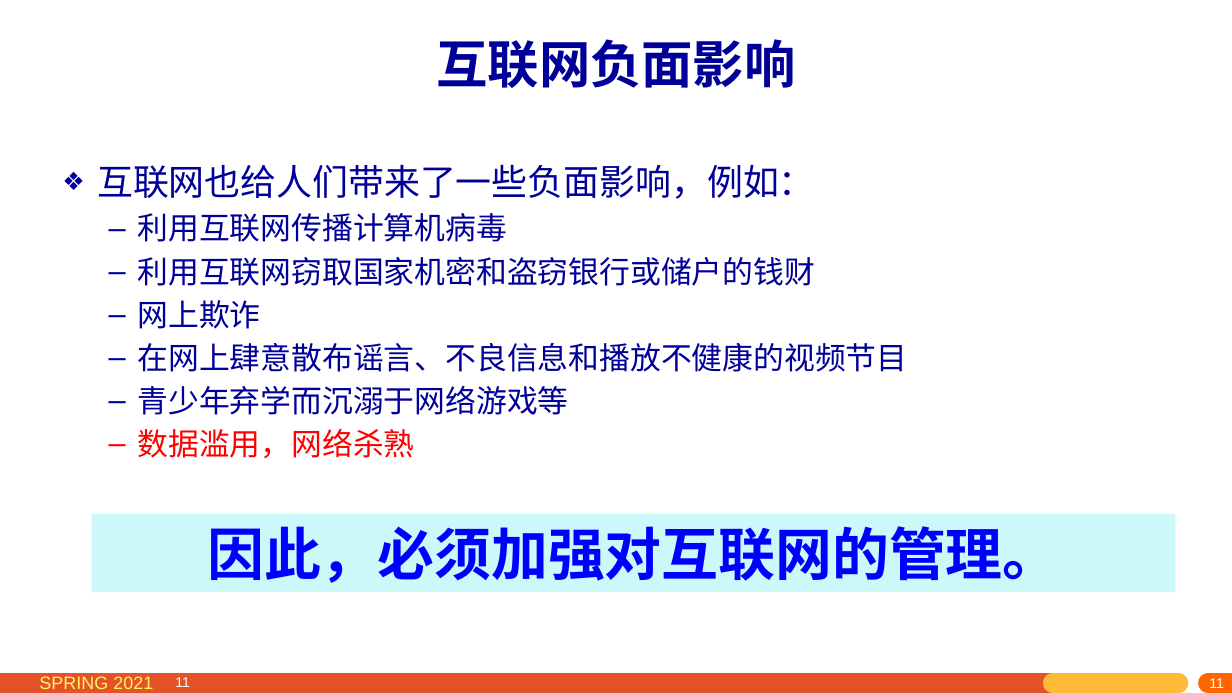
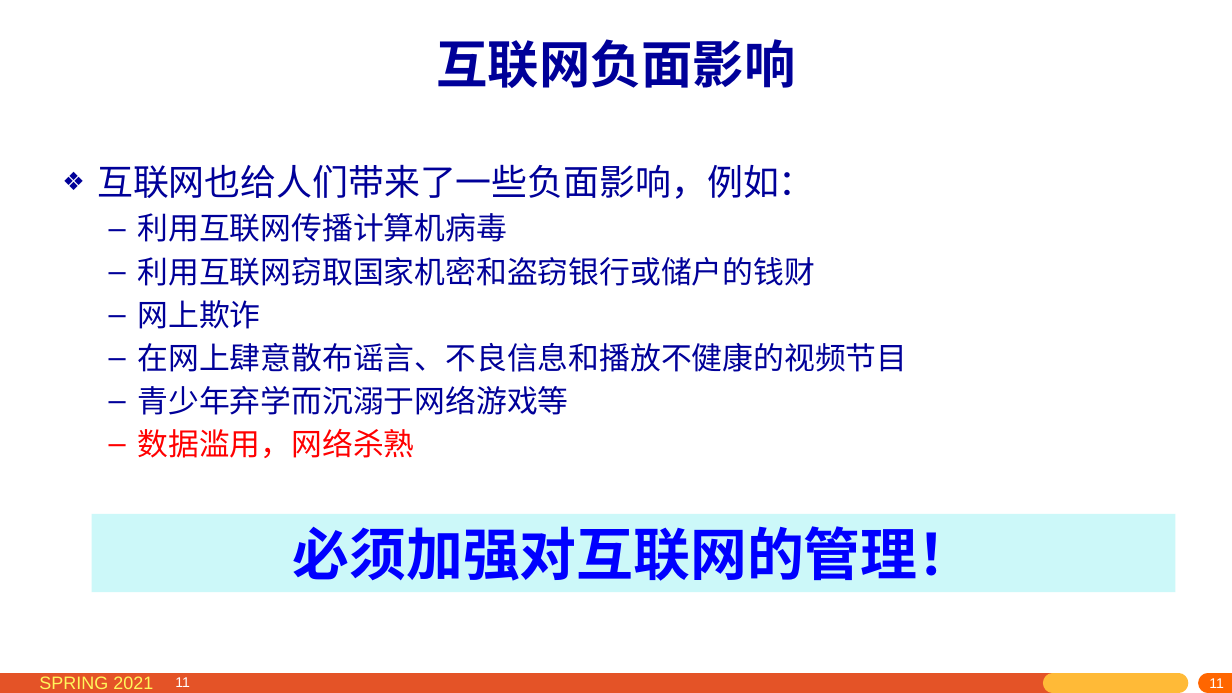
Before and after one commit to network-whu/2021, a slide deck: slide 11 of slides/instruction/01.pptx. Drawn at 1232x693 pixels with LibreOffice and Linux fonts; fonts in the diff are those of the drawing. Boxes give left, top, right and bottom in pixels: in the first picture for what was removed or moved away, otherwise in the second. Text is boxed around its words. In the diff, an @@ line names an element or a change of style, - is before the commit and + after.

```diff
--- a/slides/instruction/01.pptx
+++ b/slides/instruction/01.pptx
@@ text in rectangle at (293,526,975,581): text changed @@
-因此，必须加强对互联网的管理。
+必须加强对互联网的管理！
```
Also in this commit, not shown: 8 other slides changed.
